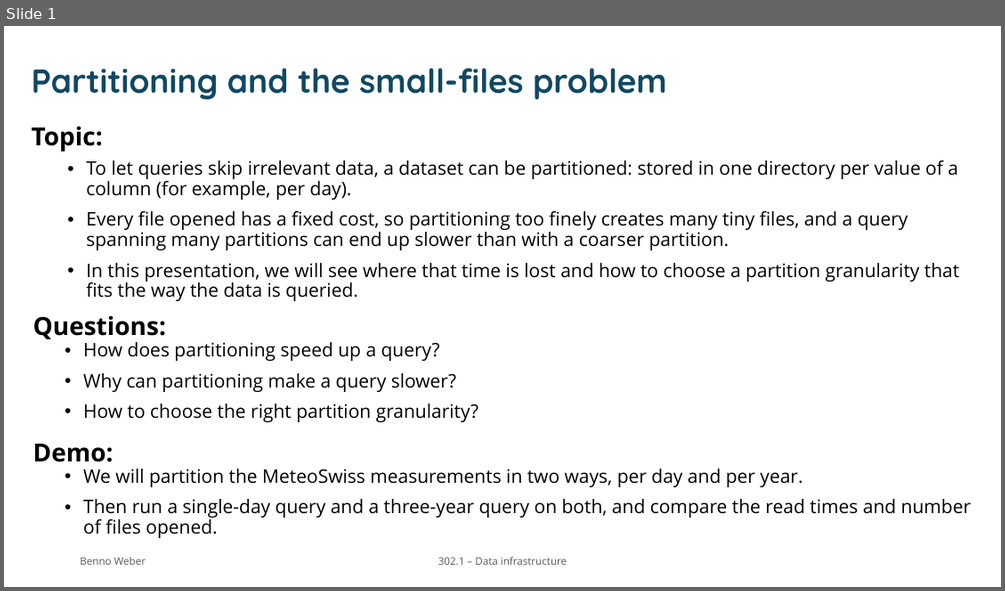
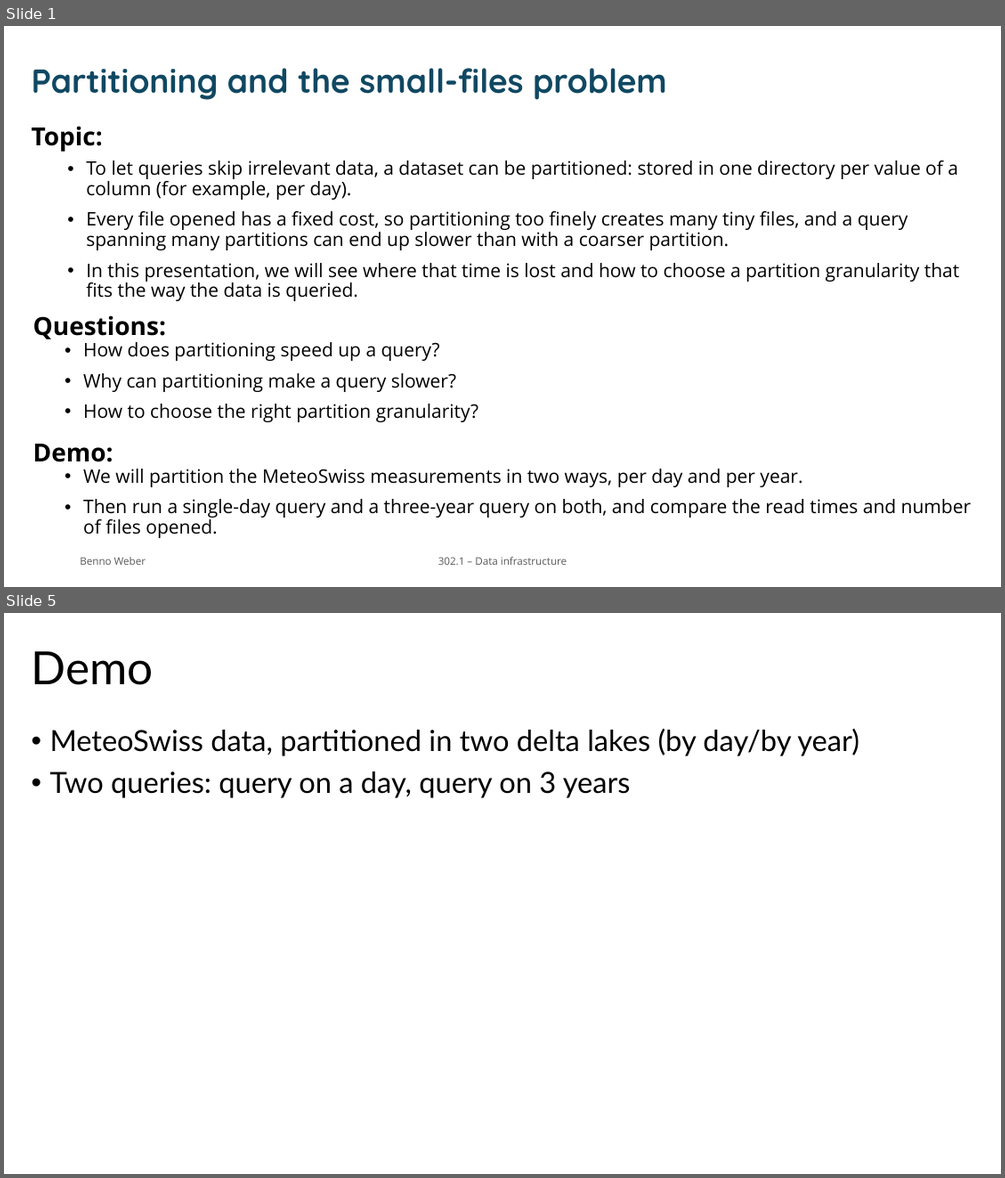
Before and after one commit to Neb5384/partitioning, a slide deck: presentation.pptx. Shown one above the other, each under a label of ours: slide 1 before the commit, slides 1 and 5 after it; the slides between them are not shown. The pictures are 1005x591 and 1005x1178 pixels, drawn with LibreOffice and Linux fonts; fonts in the diff are those of the drawing; background and template pictures are left out. Boxes give left, top, right and bottom in pixels: in the first picture for what was removed or moved away, otherwise in the second. Text is boxed around its words. In the diff, an @@ line names an element or a change of style, - is before the commit and + after.

```diff
--- a/presentation.pptx
+++ b/presentation.pptx
@@ slide 5 added at <box>4,613,1001,1174</box>, background #FFFFFF @@
@@ title added at <box>32,651,154,685</box>, 44 pt, text #000000 @@
+Demo
@@ text added at <box>50,729,859,798</box>, 28 pt, text #000000 @@
+• MeteoSwiss data, partitioned in two delta lakes (by day/by year)
+• Two queries: query on a day, query on 3 years
```
Also in this commit, not shown: 1 slide changed, 5 other slides added, 1 slide removed, 1 other file.
